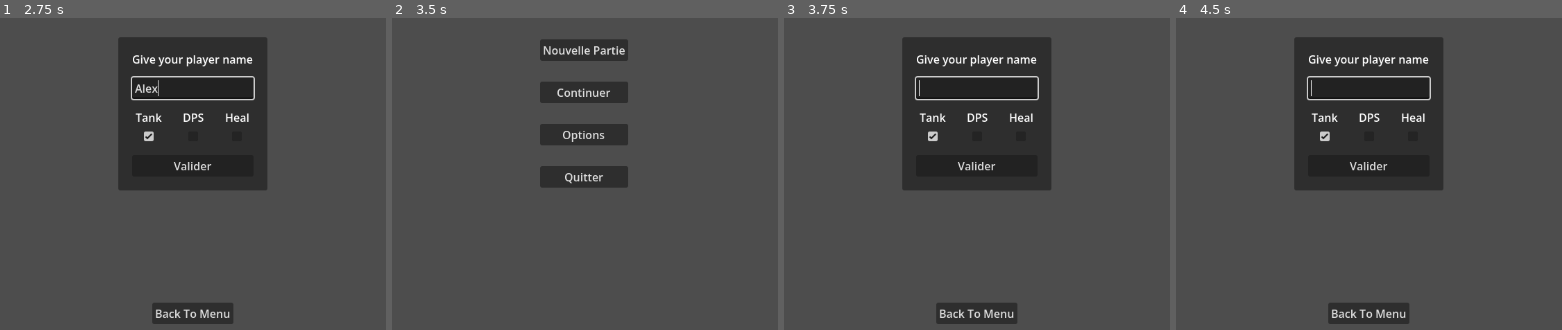
Above: before the commit, frames 1-4 (left to right).
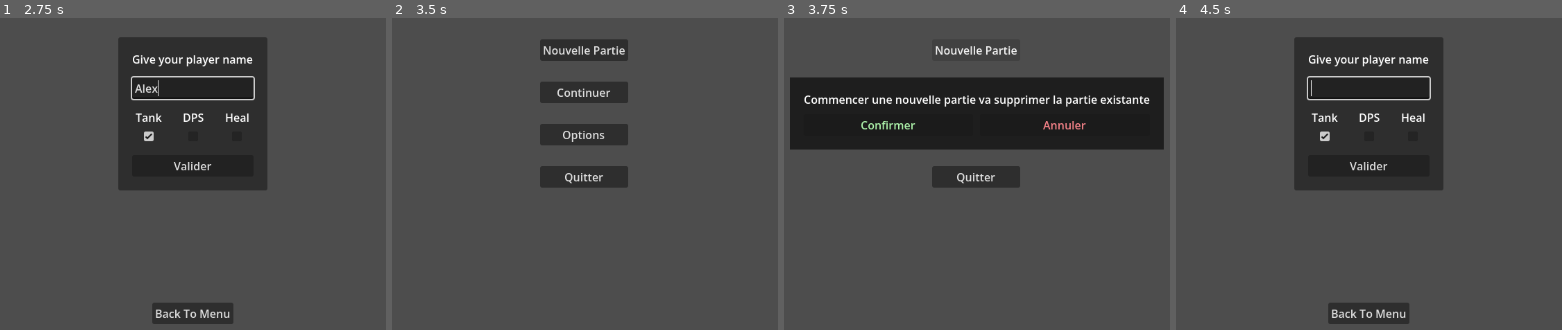
Above: after the commit, the same moments.

Repository: HarvFeyn/Demo-guild-master
Game: Godot game, scene res://main_menu.tscn
Same seed, same stepped clock (60 frames per second), same inputs: the game is played once before the commit and once after it.
Inputs (mouse positions are in pixels of both pictures, inside the frame that each line leads up to):
- Up to frame 1 (2.75 s): click "Continuer" at 0.5 s; click "Nouvelle Partie" at 1.25 s; click (193, 86) at 2.02 s; type "Alex" at 2.1 s
- Up to frame 2 (3.5 s): click "Back To Menu" at 2.75 s
- Up to frame 3 (3.75 s): click "Nouvelle Partie" at 3.5 s
- Up to frame 4 (4.5 s): click (1280, 124) at 4.25 s, where only the run after the commit has a clickable "Confirmer"

Frames 1-2 are identical in both runs. In frame 3, 23% of the frame differs, in the area x 1-99%, y 6-99%; in frame 4, nothing differs.

Commit message:
popup
Un peut de refacto + popup confirmation

Diff:
--- /dev/null
+++ b/scenes/confirmation_popup.tscn
@@ -0,0 +1,74 @@
+[gd_scene format=3 uid="uid://coke752lxlv4o"]
+
+[ext_resource type="Script" uid="uid://cnw2kkcmlambv" path="res://scripts/confirmation_popup.gd" id="1_dm744"]
+
+[sub_resource type="StyleBoxFlat" id="StyleBoxFlat_dm744"]
+bg_color = Color(0.11858138, 0.11858138, 0.11858138, 1)
+
+[node name="ConfirmationPopup" type="Control" unique_id=1737224901]
+layout_mode = 3
+anchors_preset = 15
+anchor_right = 1.0
+anchor_bottom = 1.0
+grow_horizontal = 2
+grow_vertical = 2
+size_flags_horizontal = 6
+size_flags_vertical = 6
+script = ExtResource("1_dm744")
+
+[node name="ColorRect" type="ColorRect" parent="." unique_id=721422575]
+layout_mode = 1
+anchors_preset = 15
+anchor_right = 1.0
+anchor_bottom = 1.0
+grow_horizontal = 2
+grow_vertical = 2
+color = Color(0.2, 0.2, 0.2, 0.79607844)
+
+[node name="PanelContainer" type="PanelContainer" parent="ColorRect" unique_id=1780033939]
+layout_mode = 1
+anchors_preset = 8
+anchor_left = 0.5
+anchor_top = 0.5
+anchor_right = 0.5
+anchor_bottom = 0.5
+offset_left = -103.5
+offset_top = -52.0
+offset_right = 103.5
+offset_bottom = 52.0
+grow_horizontal = 2
+grow_vertical = 2
+theme_override_styles/panel = SubResource("StyleBoxFlat_dm744")
+
+[node name="MarginContainer" type="MarginContainer" parent="ColorRect/PanelContainer" unique_id=1096688209]
+layout_mode = 2
+theme_override_constants/margin_left = 20
+theme_override_constants/margin_top = 20
+theme_override_constants/margin_right = 20
+theme_override_constants/margin_bottom = 20
+
+[node name="VBoxContainer" type="VBoxContainer" parent="ColorRect/PanelContainer/MarginContainer" unique_id=1386056225]
+layout_mode = 2
+theme_override_constants/separation = 10
+
+[node name="Label" type="Label" parent="ColorRect/PanelContainer/MarginContainer/VBoxContainer" unique_id=1936266609]
+layout_mode = 2
+
+[node name="HBoxContainer" type="HBoxContainer" parent="ColorRect/PanelContainer/MarginContainer/VBoxContainer" unique_id=182518714]
+layout_mode = 2
+theme_override_constants/separation = 10
+
+[node name="ButtonConfirm" type="Button" parent="ColorRect/PanelContainer/MarginContainer/VBoxContainer/HBoxContainer" unique_id=1324802453]
+layout_mode = 2
+size_flags_horizontal = 3
+theme_override_colors/font_color = Color(0.6833697, 0.95816666, 0.6738646, 1)
+text = "Confirmer"
+
+[node name="ButtonCancel" type="Button" parent="ColorRect/PanelContainer/MarginContainer/VBoxContainer/HBoxContainer" unique_id=670782334]
+layout_mode = 2
+size_flags_horizontal = 3
+theme_override_colors/font_color = Color(0.95693237, 0.5092375, 0.5344601, 1)
+text = "Annuler"
+
+[connection signal="pressed" from="ColorRect/PanelContainer/MarginContainer/VBoxContainer/HBoxContainer/ButtonConfirm" to="." method="_on_button_confirm_pressed"]
+[connection signal="pressed" from="ColorRect/PanelContainer/MarginContainer/VBoxContainer/HBoxContainer/ButtonCancel" to="." method="_on_button_cancel_pressed"]
--- a/scenes/game_scene.tscn
+++ b/scenes/game_scene.tscn
@@ -2,9 +2,9 @@
 
 [ext_resource type="Script" uid="uid://bdca4a3ihy558" path="res://scripts/game_scene.gd" id="1_x1kwt"]
 [ext_resource type="PackedScene" uid="uid://6xmy606okvso" path="res://scenes/button_with_sound.tscn" id="2_aufxv"]
-[ext_resource type="Script" uid="uid://cv0vnmyvld1ns" path="res://scenes/char_spawner.gd" id="2_y3j0m"]
-[ext_resource type="Script" uid="uid://c3wokikyjcvck" path="res://scenes/team_manager.gd" id="3_rurhu"]
-[ext_resource type="Script" uid="uid://bw0obuieli2wv" path="res://scenes/dungeon_manager.gd" id="4_kk2rg"]
+[ext_resource type="Script" uid="uid://cv0vnmyvld1ns" path="res://scripts/char_spawner.gd" id="2_y3j0m"]
+[ext_resource type="Script" uid="uid://c3wokikyjcvck" path="res://scripts/team_manager.gd" id="3_rurhu"]
+[ext_resource type="Script" uid="uid://bw0obuieli2wv" path="res://scripts/dungeon_manager.gd" id="4_kk2rg"]
 
 [node name="game_scene" type="Control" unique_id=604649230]
 layout_mode = 3
--- /dev/null
+++ b/scripts/confirmation_popup.gd
@@ -0,0 +1,15 @@
+extends Control
+
+signal confirmed
+signal cancelled
+
+func setup(message: String) -> void:
+	$ColorRect/PanelContainer/MarginContainer/VBoxContainer/Label.text = message
+
+func _on_button_confirm_pressed() -> void:
+	confirmed.emit()
+	queue_free()
+
+func _on_button_cancel_pressed() -> void:
+	cancelled.emit()
+	queue_free()
--- a/scripts/game_scene.gd
+++ b/scripts/game_scene.gd
@@ -11,6 +11,8 @@
 @onready var label_nombre_joueurs: Node = $HBoxContainer/MarginContainer2/VBoxContainer/PanelContainer2/ScrollContainer/MarginContainer/VBoxContainer/nombreDeJoeur
 @onready var hbox: Node = $HBoxContainer
 @onready var panel_dungeon: Node = $PanelContainer
+
+const ConfirmationPopup: Resource = preload("uid://coke752lxlv4o")
 
 func _init() -> void:
 	if(!global_data.statNpcList.has(0)):
@@ -28,7 +30,7 @@
 
 	EventBus.deleteMeDaddy.connect(_on_player_create)
 	EventBus.charCardClick.connect(_on_char_selected)
-	EventBus.kickChar.connect(_on_kickChar)
+	EventBus.kickChar.connect(ask_delete_char)
 
 	global_data.selectedTeam = {}
 	global_data.selectedTeam[0] = 0
@@ -73,6 +75,13 @@
 	team_manager.remove_name_from_selected_list(id)
 	char_spawner.remove_char_card(id)
 
+func ask_delete_char(id: int) -> void:
+	var popup: Node = ConfirmationPopup.instantiate()
+	popup.setup("Virer " + global_data.statNpcList[id].charName + " de la guilde ?")
+	add_child(popup)
+	popup.confirmed.connect(func()->void: _on_kickChar(id))
+	popup.cancelled.connect(func()->void: pass)
+
 func _display_all_chars() -> void:
 	hbox.visible = true
 	for id: int in global_data.statNpcList:
--- a/scripts/main_menu.gd
+++ b/scripts/main_menu.gd
@@ -1,5 +1,6 @@
 extends MarginContainer
 
+const ConfirmationPopup: Resource = preload("uid://coke752lxlv4o")
 
 # Called when the node enters the scene tree for the first time.
 func _ready() -> void:
@@ -20,9 +21,18 @@
 
 
 func _on_new_game_pressed() -> void:
+	if(global_data.statNpcList.has(0)):
+		var popup: Node = ConfirmationPopup.instantiate()
+		popup.setup("Commencer une nouvelle partie va supprimer la partie existante")
+		add_child(popup)
+		popup.confirmed.connect(func()->void: start_new_game())
+		popup.cancelled.connect(func()->void: pass)
+	else:
+		start_new_game()
+
+func start_new_game() -> void:
 	global_data.resetData()
 	get_tree().change_scene_to_file("uid://fpbswm05qhgk")
-
 
 func _on_continue_pressed() -> void:
 	if(global_data.statNpcList.has(0)):
Renamed: scenes/char_spawner.gd -> scripts/char_spawner.gd
Renamed: scenes/char_spawner.gd.uid -> scripts/char_spawner.gd.uid
Not shown, added: scripts/confirmation_popup.gd.uid
Renamed: scenes/dungeon_manager.gd -> scripts/dungeon_manager.gd
Renamed: scenes/dungeon_manager.gd.uid -> scripts/dungeon_manager.gd.uid
Renamed: scenes/team_manager.gd -> scripts/team_manager.gd
Renamed: scenes/team_manager.gd.uid -> scripts/team_manager.gd.uid
